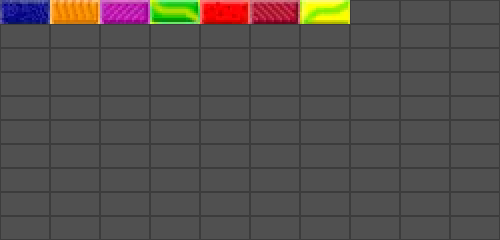
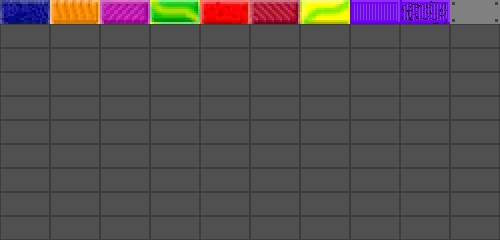
Layer changes from the first w=500, h=240 image to the second:
painted on "Tło" over [left=350, top=0, right=500, bottom=24]
